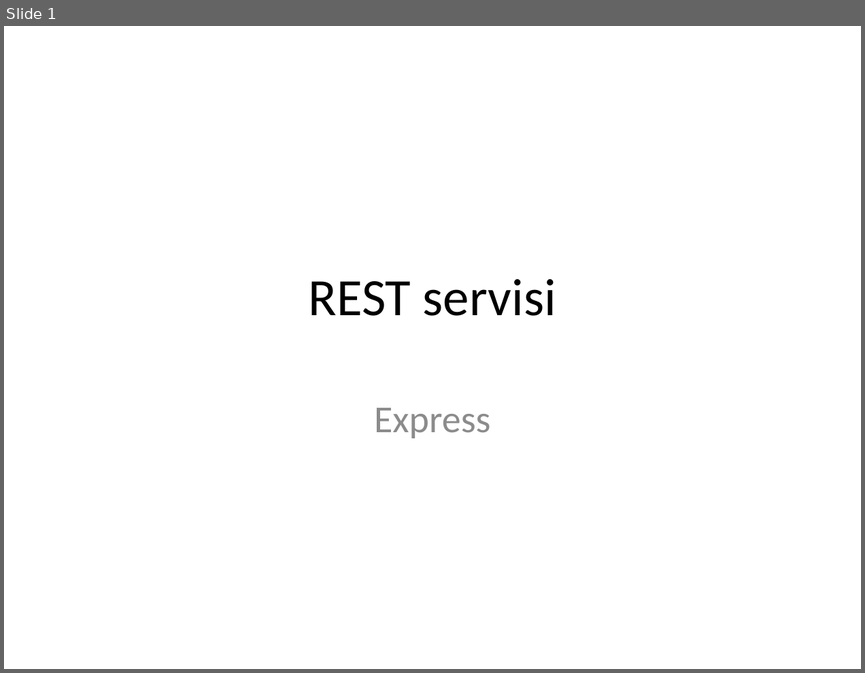
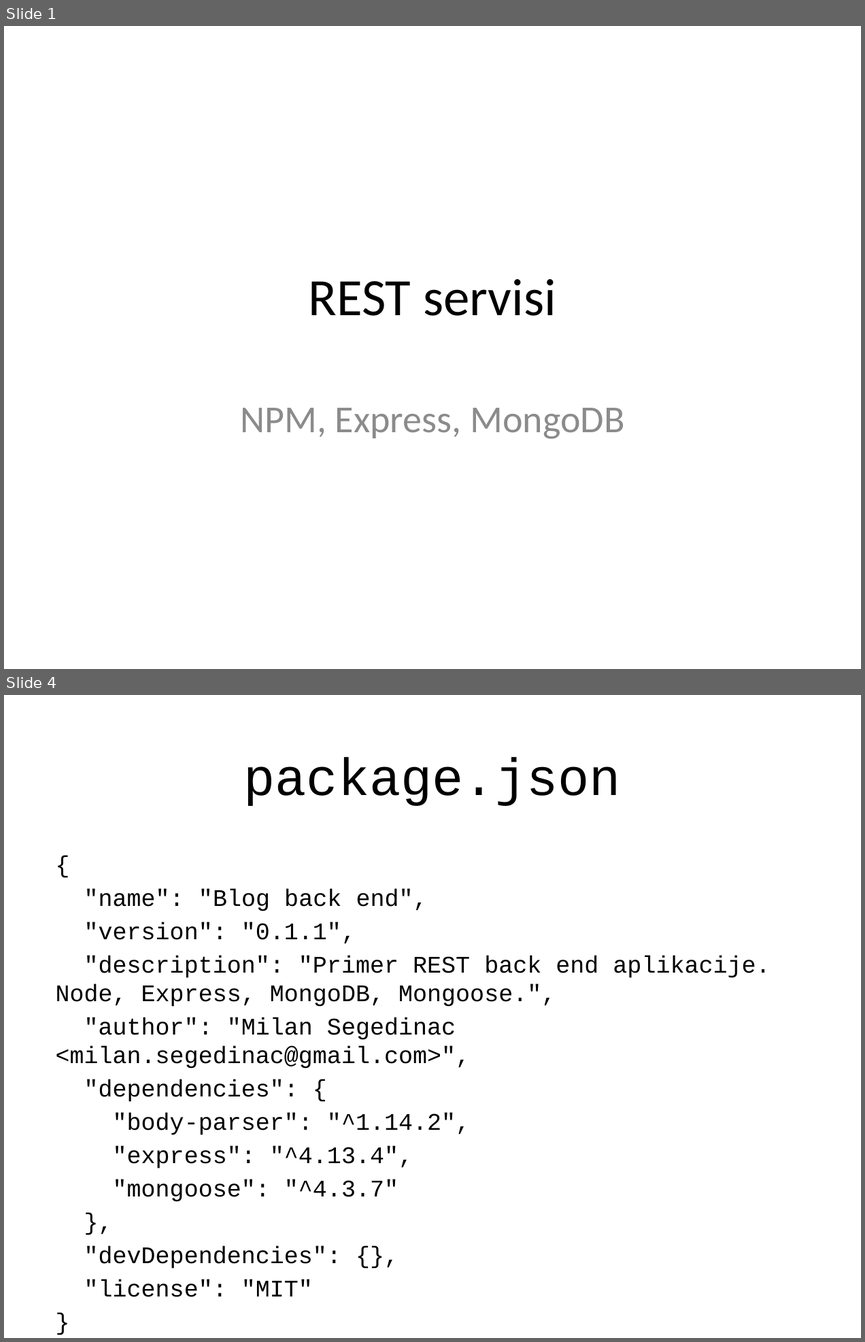
Before and after one commit to XWS2016/BackEnd, a slide deck: 02_REST_servisi/BackEnd_02_REST_servisi.pptx. Shown one above the other, each under a label of ours: slide 1 before the commit, slides 1 and 4 after it; the slides between them are not shown. The pictures are 865x673 and 865x1342 pixels, drawn with LibreOffice and Linux fonts; fonts in the diff are those of the drawing. Boxes give left, top, right and bottom in pixels: in the first picture for what was removed or moved away, otherwise in the second. Text is boxed around its words. In the diff, an @@ line names an element or a change of style, - is before the commit and + after.

Commit message:
REST servisi

```diff
--- a/02_REST_servisi/BackEnd_02_REST_servisi.pptx
+++ b/02_REST_servisi/BackEnd_02_REST_servisi.pptx
@@ slide 4 added at [4,695,861,1338], background #FFFFFF @@
@@ title added at [244,757,621,806], 44 pt, text #000000 @@
+package.json
@@ text added at [56,889,770,1268], 20 pt, text #000000 @@
+{
+"name": "Blog back end",
+"version": "0.1.1",
+"description": "Primer REST back end aplikacije. Node, Express, MongoDB, Mongoose.",
+"author": "Milan Segedinac <milan.segedinac@gmail.com>",
+"dependencies": {
+"body-parser": "^1.14.2",
+"express": "^4.13.4",
+"mongoose": "^4.3.7"
+},
+"devDependencies": {},
+"license": "MIT"
+}
@@ slide 1 changed as well @@
@@ subtitle at [240,407,624,439]: text changed @@
-Express
+NPM, Express, MongoDB
```
Also in this commit, not shown: 25 other slides added, 1 slide removed, 12 other files.
